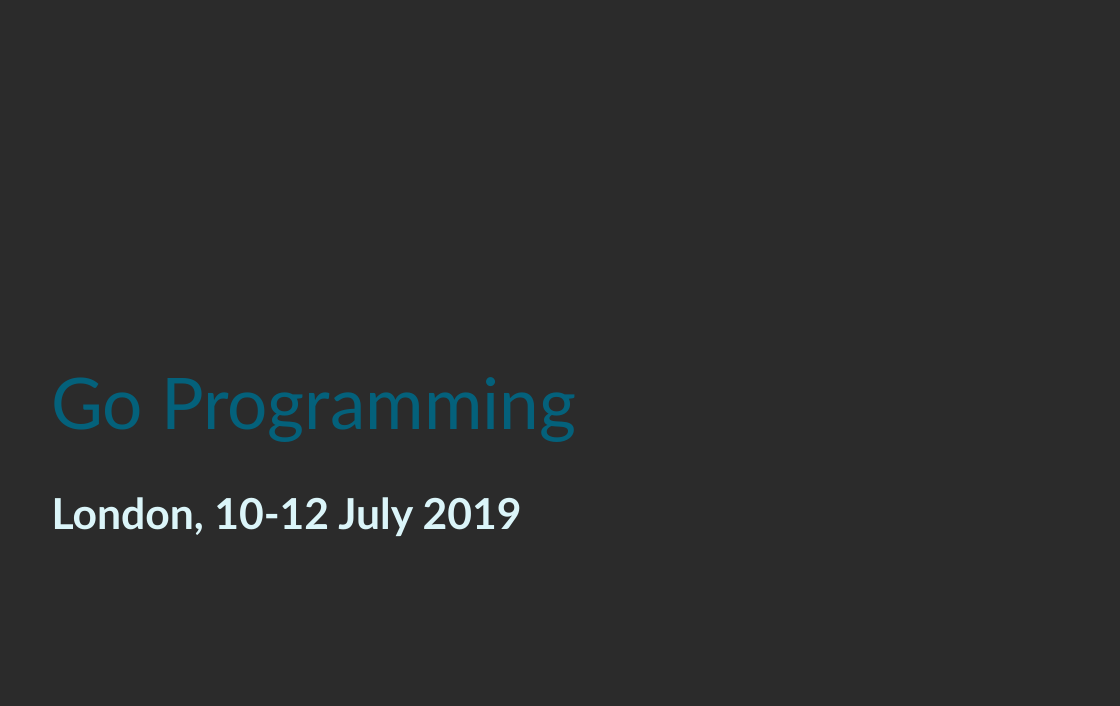
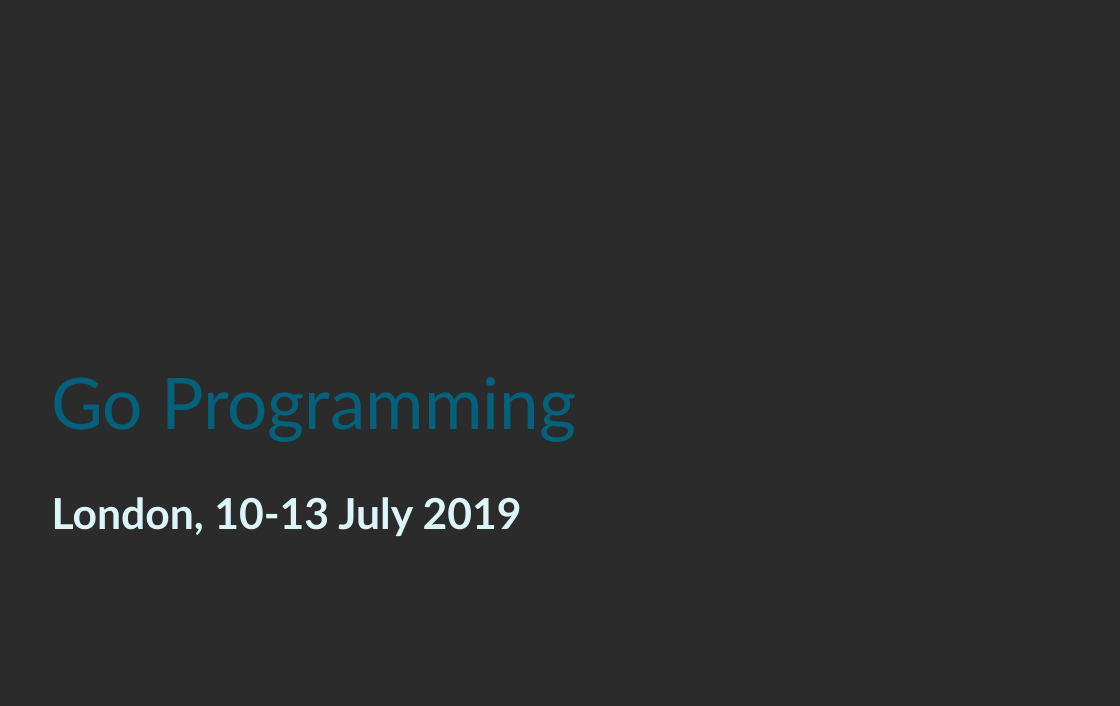
Before and after one commit to rif/gointro, a slide deck: slide 1 of Golang.odp. Drawn at 1120x706 pixels with LibreOffice and Linux fonts; fonts in the diff are those of the drawing; background and template pictures are left out; a plain dark background stands for a picture behind light text. Boxes give left, top, right and bottom in pixels: in the first picture for what was removed or moved away, otherwise in the second. Text is boxed around its words. In the diff, an @@ line names an element or a change of style, - is before the commit and + after.

```diff
--- a/Golang.odp
+++ b/Golang.odp
@@ subtitle at <box>52,497,522,536</box>: text changed @@
-London, 10-12 July 2019
+London, 10-13 July 2019
```
Also in this commit, not shown: 6 other files.
